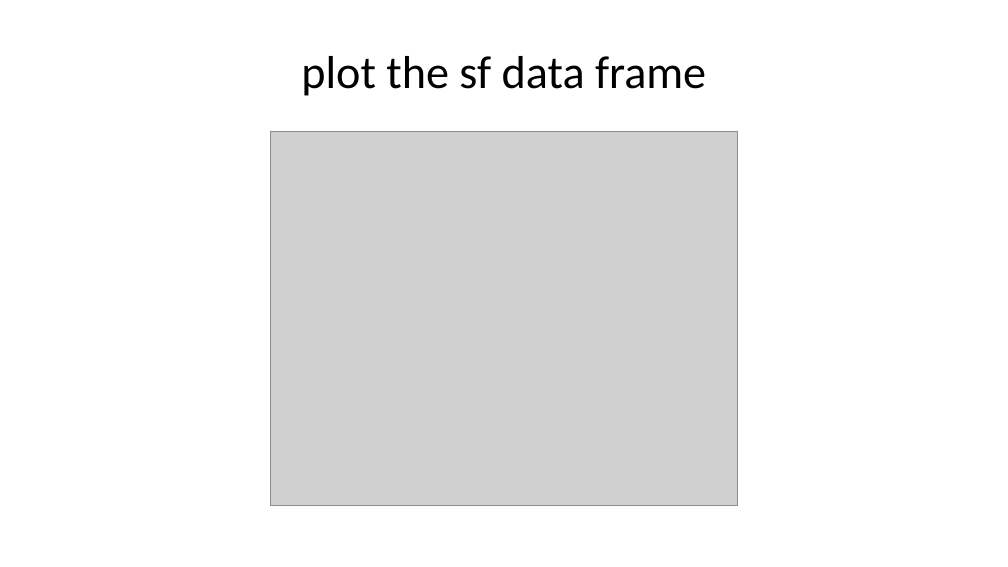
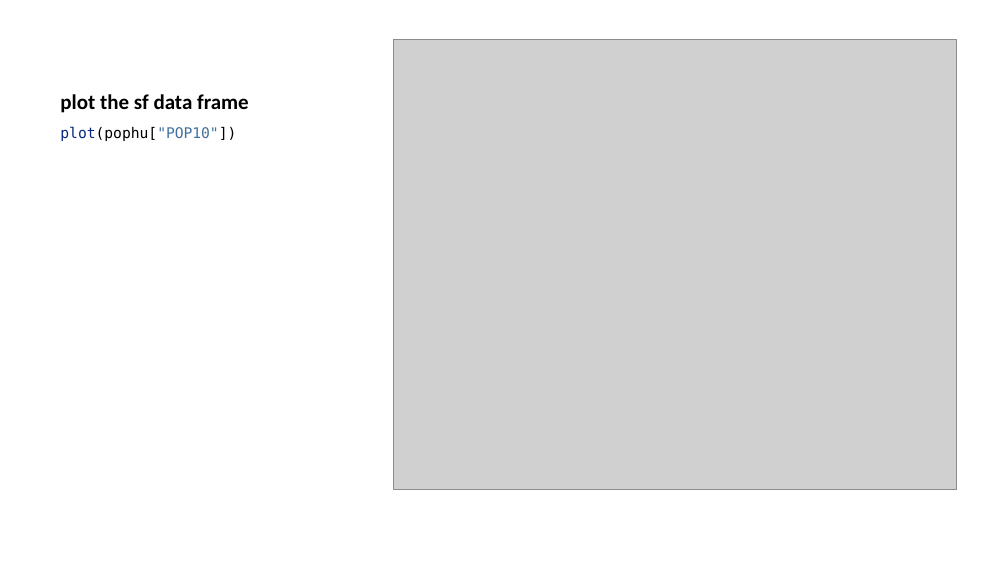
Before and after one commit to yangshao2/Geog4254-5254G, a slide deck: slide 13 of week2/week2.pptx. Drawn at 1008x567 pixels with LibreOffice and Linux fonts; fonts in the diff are those of the drawing; grey boxes stand for pictures. Boxes give left, top, right and bottom in pixels: in the first picture for what was removed or moved away, otherwise in the second. Text is boxed around its words. In the diff, an @@ line names an element or a change of style, - is before the commit and + after.

```diff
--- a/week2/week2.pptx
+++ b/week2/week2.pptx
@@ title "plot the sf data frame" at (60,94,249,113): size 33 to 15 pt, bold on; alignment centre to left; vertical alignment middle to bottom @@
@@ picture: place and size @@
-picture at (270,132,738,506)
+picture at (393,39,956,490)
@@ text added at (60,126,236,141), 10.5 pt, text #000000 @@
+plot(pophu["POP10"])
```
Also in this commit, not shown: 4 other slides changed, 2 slides added, 2 slides removed, 29 other files.
